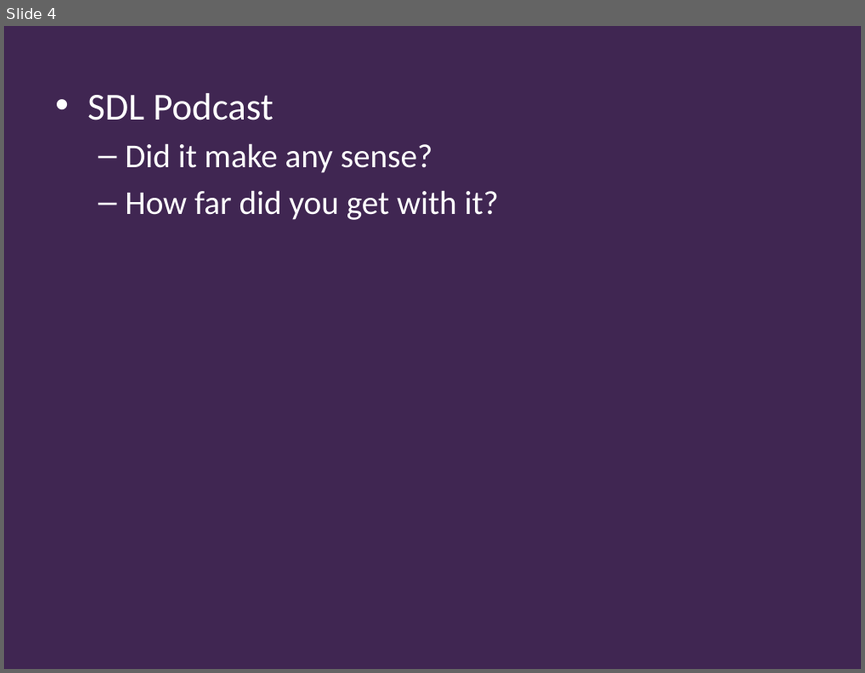
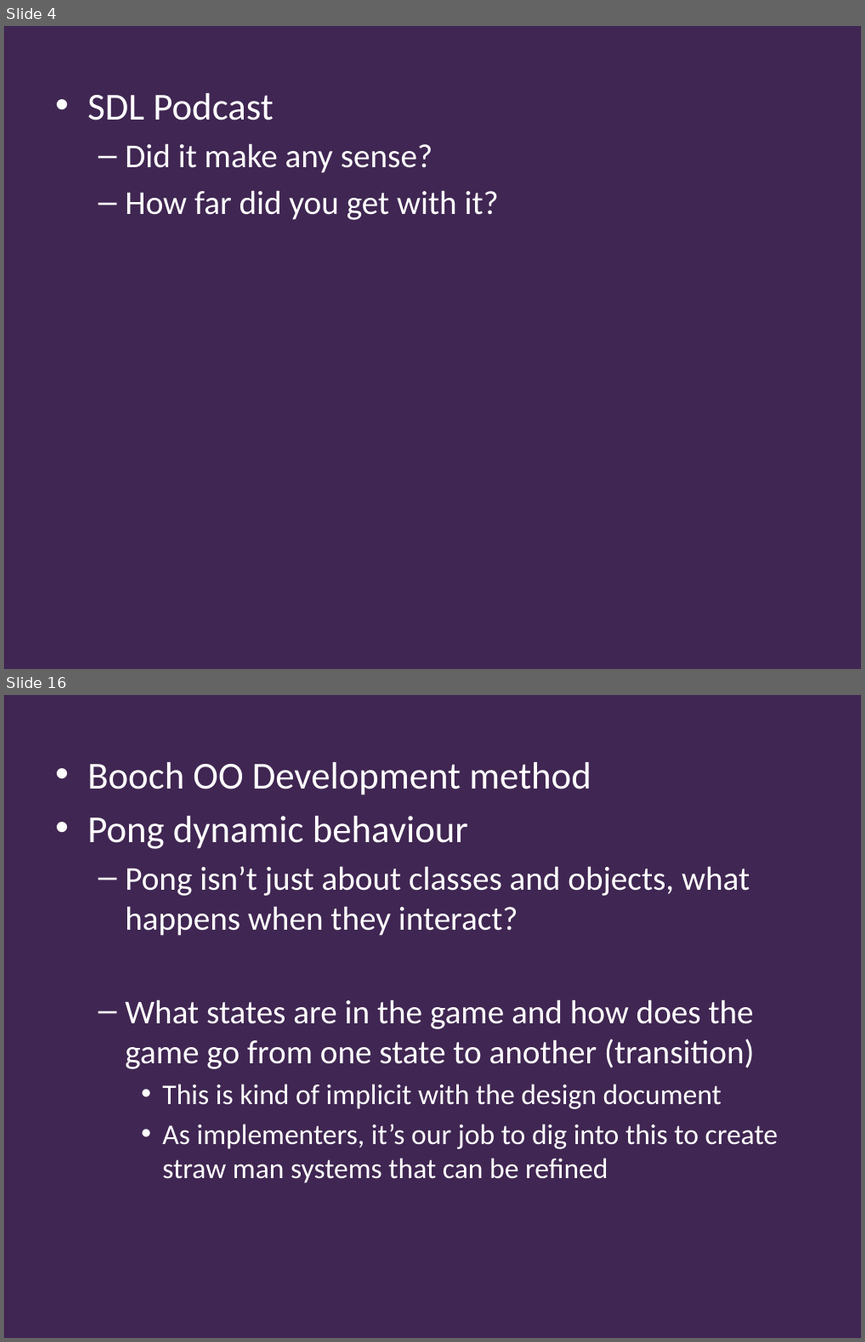
Before and after one commit to Falmouth-Games-Academy/ba-course-materials, a slide deck: GAM340/05/programming/2019-20-GAM340-05-programming-workshop.pptx. Shown one above the other, each under a label of ours: slide 4 before the commit, slides 4 and 16 after it; the slides between them are not shown. The pictures are 865x673 and 865x1342 pixels, drawn with LibreOffice and Linux fonts; fonts in the diff are those of the drawing; background and template pictures are left out. Boxes give left, top, right and bottom in pixels: in the first picture for what was removed or moved away, otherwise in the second. Text is boxed around its words. In the diff, an @@ line names an element or a change of style, - is before the commit and + after.

Commit message:
GA<340W5-pong WiP

```diff
--- a/GAM340/05/programming/2019-20-GAM340-05-programming-workshop.pptx
+++ b/GAM340/05/programming/2019-20-GAM340-05-programming-workshop.pptx
@@ slide 16 added at (4, 695, 861, 1338), background #402652 @@
@@ text added at (87, 762, 778, 1183), 28 pt, text #FFFFFF @@
+• Booch OO Development method
+• Pong dynamic behaviour
+  – Pong isn’t just about classes and objects, what happens when they interact?
+  – What states are in the game and how does the game go from one state to another (transition)
+    • This is kind of implicit with the design document
+    • As implementers, it’s our job to dig into this to create straw man systems that can be refined
```
Also in this commit, not shown: 2 slides changed, 12 other slides added, 18 other files.
